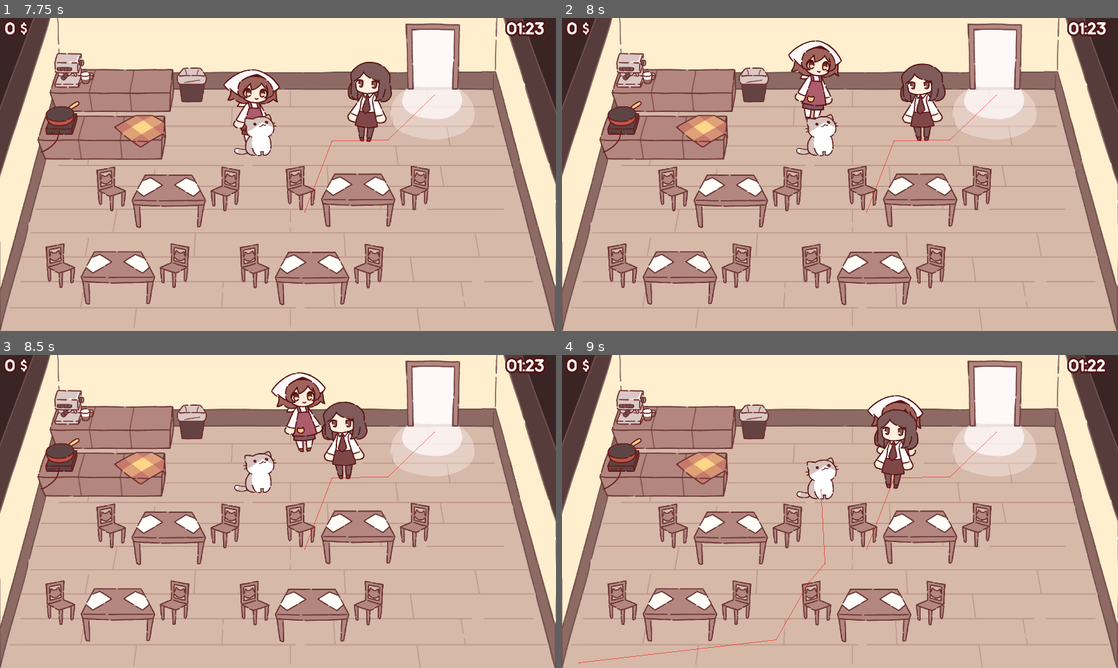
Above: before the commit, frames 1-4 (two rows, left to right).
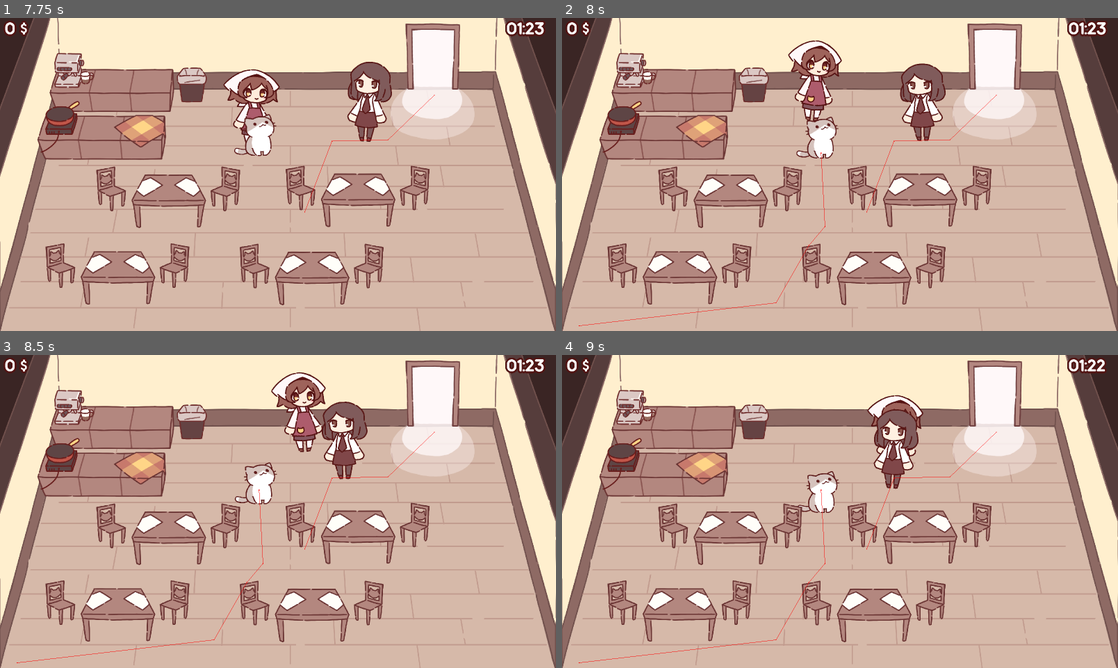
Above: after the commit, the same moments.

Repository: NuTrynity/Little-Cat-Cafe
Game: Godot game, scene res://Nodes/UI/main_menu.tscn
Same seed, same stepped clock (60 frames per second), same inputs: the game is played once before the commit and once after it.
Inputs:
- Up to frame 1 (7.75 s): click "Play" at 0.5 s; hold Right (move_right) 1.28-2.03 s; hold E (interact) 1.28-2.03 s; hold S (move_down) 2.03-2.78 s; tap E (interact) every 1.5 s from 2.1 to 6.6 s; hold Right (move_right) 2.78-3.53 s; hold E (interact) 2.78-3.53 s; hold W (move_up) 3.53-4.28 s; hold E (interact) 4.28-5.03 s; hold A (move_left) 4.28-5.78 s; hold S (move_down) 5.78-6.53 s; hold E (interact) 5.78-6.53 s; hold Right (move_right) 6.53-7.28 s; hold W (move_up) from 7.28 s (still down); hold E (interact) from 7.28 s (still down)
- Up to frame 2 (8 s): keep holding W (move_up); keep holding E (interact)
- Up to frame 3 (8.5 s): release W (move_up) at 8.03 s; release E (interact) at 8.03 s; hold Right (move_right) from 8.03 s (still down); tap E (interact) at 8.1 s
- Up to frame 4 (9 s): release Right (move_right) at 8.78 s; hold S (move_down) from 8.78 s (still down); hold E (interact) from 8.78 s (still down)

Frame 1 is identical in both runs. In frame 2, 0.5% of the frame differs, in the area x 3-50%, y 30-99%; in frame 3, 0.7%; in frame 4, 0.6%.

Commit message:
distraction cat ai works (i think)

Diff:
--- a/Nodes/CharacterNodes/cat.tscn
+++ b/Nodes/CharacterNodes/cat.tscn
@@ -11,7 +11,7 @@
 
 [node name="Cat" type="CharacterBody2D" groups=["cats"]]
 collision_layer = 2
-collision_mask = 2
+collision_mask = 8
 script = ExtResource("1_g66q0")
 
 [node name="AiMovement" parent="." instance=ExtResource("3_ogy68")]
--- a/Nodes/CharacterNodes/npc.tscn
+++ b/Nodes/CharacterNodes/npc.tscn
@@ -23,7 +23,7 @@
 radius = 8.5
 height = 54.0
 
-[node name="NPC" type="CharacterBody2D"]
+[node name="NPC" type="CharacterBody2D" groups=["customers"]]
 collision_layer = 2
 collision_mask = 4
 motion_mode = 1
--- a/Scripts/CharacterScripts/Cat.gd
+++ b/Scripts/CharacterScripts/Cat.gd
@@ -1,33 +1,55 @@
 extends CharacterBody2D
 
-
-
-enum State {IDLE, ACT, HUNGRY, REST }
+enum State {IDLE, APPROACH, ACT, HUNGRY, REST }
 var state = State.IDLE as State
 
 enum IdleState {STAND, WALK }
 var idleState = IdleState.STAND as State
 
+@export var pause_duration : float = 4.0
+
 @onready var standing_timer := Timer.new() as Timer
+@onready var pause_timer := Timer.new() as Timer
+
 
 @onready var aiMvt := $AiMovement as CatAiMovement
 
 var rng := RandomNumberGenerator.new() as RandomNumberGenerator
 
+var patience_timer : Timer = null
+
 func _ready():
 	add_child(standing_timer)
 	standing_timer.one_shot = true
 	standing_timer.connect("timeout", _on_standing_end)
-	start_standing_timer()
+	to_idle_stand()
+
+	add_child(pause_timer)
+	pause_timer.one_shot = true
+	pause_timer.connect("timeout", _on_pause_end)
 
 
 func _physics_process(_delta : float) -> void:
+	print(state)
 	match state:
 		State.IDLE:
 			idle()
-			pass
+			if (aiMvt.try_target_customer()):
+				state = State.APPROACH
+
+		State.APPROACH:
+			if !aiMvt.can_target_customer():
+				aiMvt.untarget_customer()
+				to_idle_stand()
+				return
+			if aiMvt.reached_target():
+				to_act()
+				return
+			aiMvt.approach_target()
+
 		State.ACT:
 			pass
+
 		State.HUNGRY:
 			pass
 		State.REST:
@@ -40,19 +62,40 @@
 		return
 	# set a random target and walk towards it
 	if (idleState == IdleState.WALK):
-		var meep = aiMvt.target
 		aiMvt.approach_target()
 		if (aiMvt.reached_target()):
-			idleState = IdleState.STAND
-			start_standing_timer()
+			to_idle_stand()
 
-func _on_standing_end():
+func to_idle_stand():
+	state = State.IDLE
+	idleState = IdleState.STAND
+	start_standing_timer()
+
+func to_idle_walk():
+	state = State.IDLE
 	idleState = IdleState.WALK
 	aiMvt.target_random_point()
 
+func to_act():
+	state = State.ACT
+	var npc = aiMvt.target
+	# pause timer
+	start_pause_timer()
+	npc.patience_timer.set_paused(true)
 
 func start_standing_timer():
-	standing_timer.wait_time = rng.randf_range(5.0, 10.0)
+	standing_timer.wait_time = rng.randf_range(3.0, 10.0)
 	standing_timer.start()
 
-	pass
+func start_pause_timer():
+	pause_timer.wait_time = pause_duration
+	pause_timer.start()
+
+func _on_standing_end():
+	to_idle_walk()
+
+func _on_pause_end():
+	# unpause, untarget
+	aiMvt.target.patience_timer.set_paused(false)
+	aiMvt.untarget_customer()
+	to_idle_walk()
--- a/Scripts/CharacterScripts/NPC.gd
+++ b/Scripts/CharacterScripts/NPC.gd
@@ -22,6 +22,9 @@
 var is_sitting : bool = false
 var is_angry : bool = false
 
+# for cat targeting
+var targeter : Node2D = null
+
 var current_meal : Node2D = null
 
 enum State {APPROACH, IDLE, ACT, LEAVE}
--- a/Scripts/CharacterScripts/cat_ai_movement.gd
+++ b/Scripts/CharacterScripts/cat_ai_movement.gd
@@ -6,6 +6,8 @@
 @onready var nav_mesh : NavigationRegion2D = get_tree().get_root().get_node("scene_0/NavigationRegion2D")
 
 var target_point : Node2D
+
+var targeted_list = []
 
 func _ready():
 	speed = cat_speed
@@ -18,8 +20,32 @@
 func _on_timer_timeout():
 	pass
 
+# called in process
+func try_target_customer() -> bool:
+	var customers = get_tree().get_nodes_in_group("customers")
+
+	for npc in customers:
+		var meep = npc.targeter
+		var beep = npc.patience_bar.is_visible()
+		if (npc.targeter == null) && (npc.patience_bar.is_visible() && !targeted_list.has(npc)):
+			npc.targeter = self
+			target = npc
+			makepath()
+			return true
+
+	return false
+
+func can_target_customer() -> bool:
+	return target.patience_bar.is_visible()
+
+func untarget_customer():
+	targeted_list.append(target as Node2D)
+	target.targeter = null
+	target = null
+
 func target_random_point():
 	target_point.global_position = choose_random_point()
+	target = target_point
 	makepath()
 
 func choose_random_point() -> Vector2:
